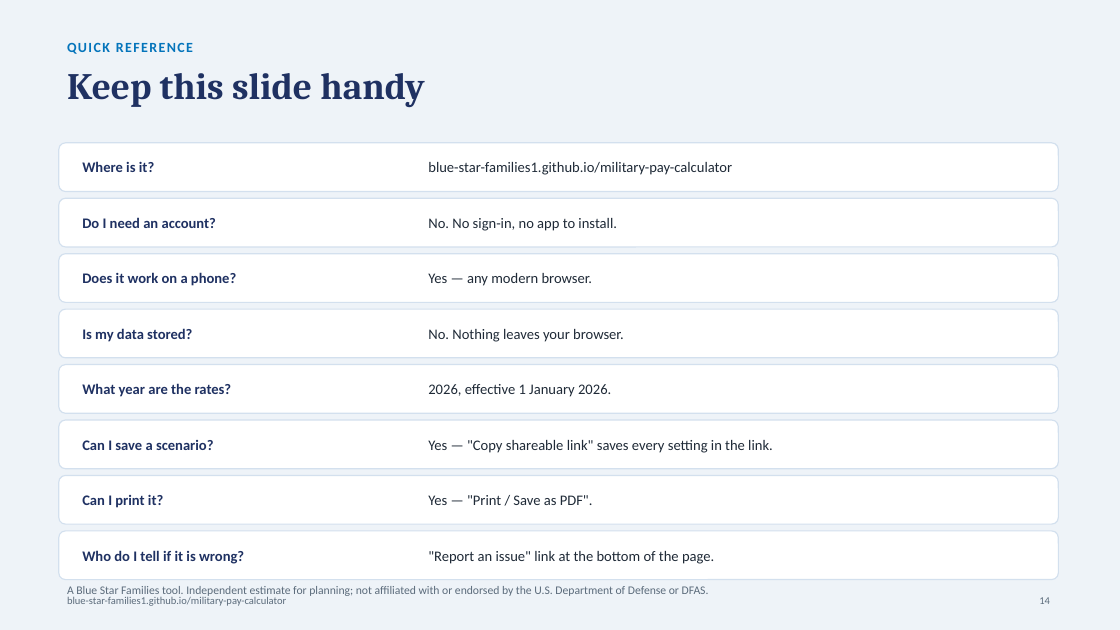
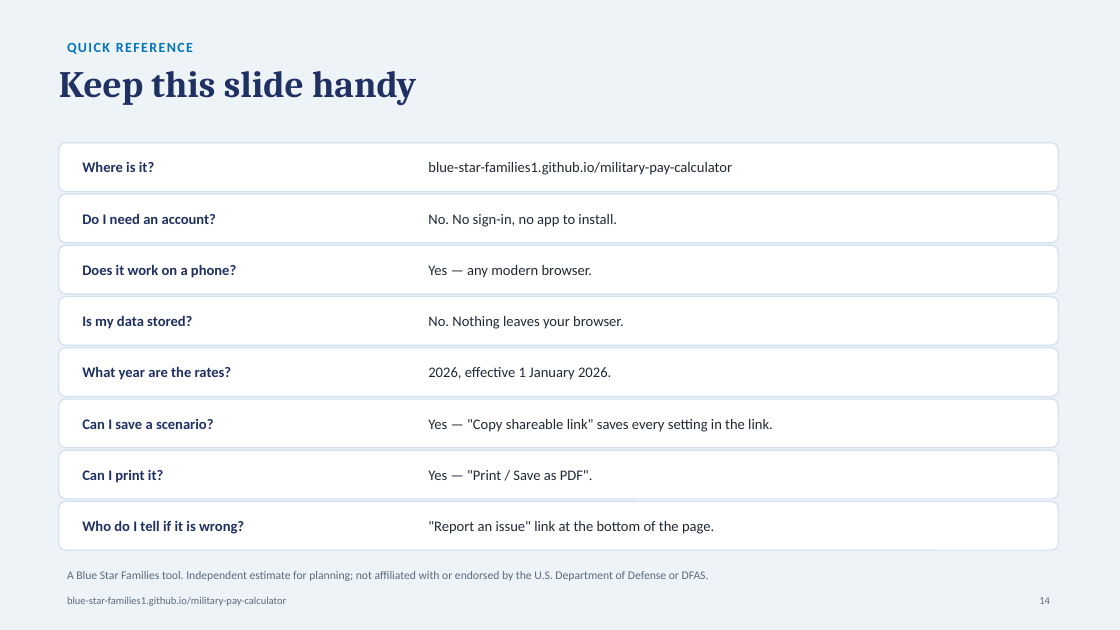
Before and after one commit to Blue-Star-Families1/military-pay-calculator, a slide deck: slide 14 of Military-Pay-Estimator-Guide.pptx. Drawn at 1120x630 pixels with LibreOffice and Linux fonts; fonts in the diff are those of the drawing. Boxes give left, top, right and bottom in pixels: in the first picture for what was removed or moved away, otherwise in the second. Text is boxed around its words. In the diff, an @@ line names an element or a change of style, - is before the commit and + after.

Commit message:
﻿Fix three layout defects in the deck
Two-line slide titles were overlapping the small kicker label above them,
because the title box centred its text vertically and grew upward. Titles now
anchor to the top so a second line grows downward instead.

Slide 4: the closing caption sat on top of the fourth card.
Slide 14: the disclaimer overlapped the last row and crowded the footer.

```diff
--- a/Military-Pay-Estimator-Guide.pptx
+++ b/Military-Pay-Estimator-Guide.pptx
@@ text "Keep this slide handy" at (59, 71, 416, 105): vertical alignment middle to top @@
@@ 2 texts, 1 rounded rectangle: place and size @@
-2 texts, 1 rounded rectangle at (59, 198, 1059, 247)
+2 texts, 1 rounded rectangle at (59, 194, 1059, 243)
@@ 2 texts, 2 rounded rectangles: place and size @@
-2 texts, 2 rounded rectangles at (59, 254, 1059, 358)
+2 texts, 2 rounded rectangles at (59, 245, 1059, 345)
@@ 5 texts, 1 rounded rectangle: place and size @@
-5 texts, 1 rounded rectangle at (59, 328, 1059, 598)
+5 texts, 1 rounded rectangle at (59, 315, 1059, 581)
@@ 2 texts, 1 rounded rectangle: place and size @@
-2 texts, 1 rounded rectangle at (59, 420, 1059, 469)
+2 texts, 1 rounded rectangle at (59, 399, 1059, 448)
@@ 2 texts, 1 rounded rectangle: place and size @@
-2 texts, 1 rounded rectangle at (59, 476, 1059, 524)
+2 texts, 1 rounded rectangle at (59, 450, 1059, 499)
@@ 2 texts, 1 rounded rectangle: place and size @@
-2 texts, 1 rounded rectangle at (59, 531, 1059, 580)
+2 texts, 1 rounded rectangle at (59, 502, 1059, 550)
```
Also in this commit, not shown: 11 other slides changed.
